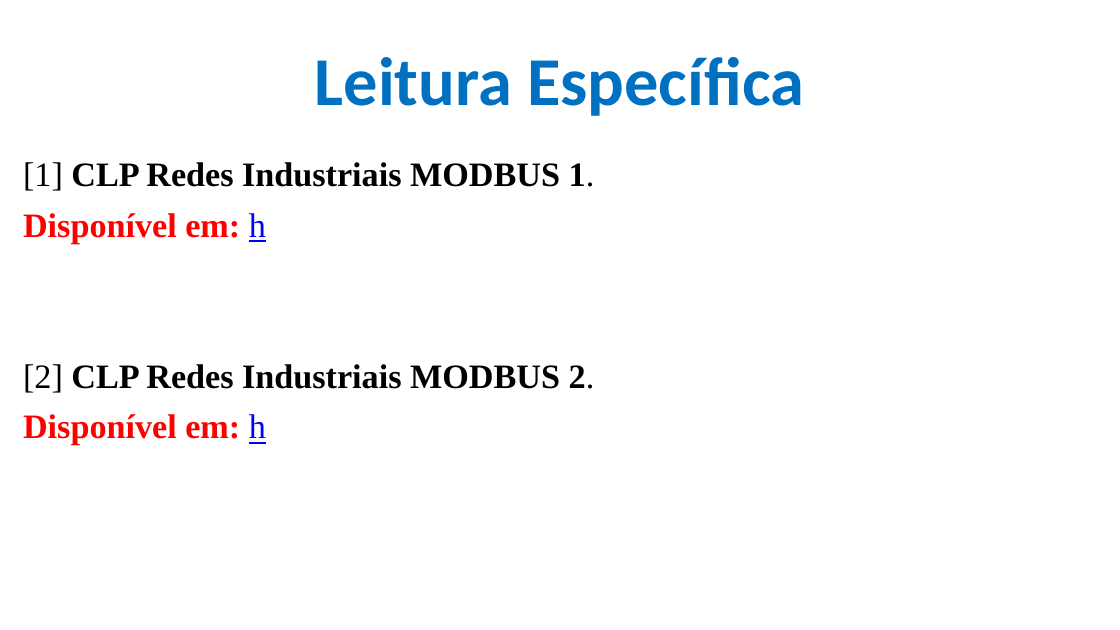
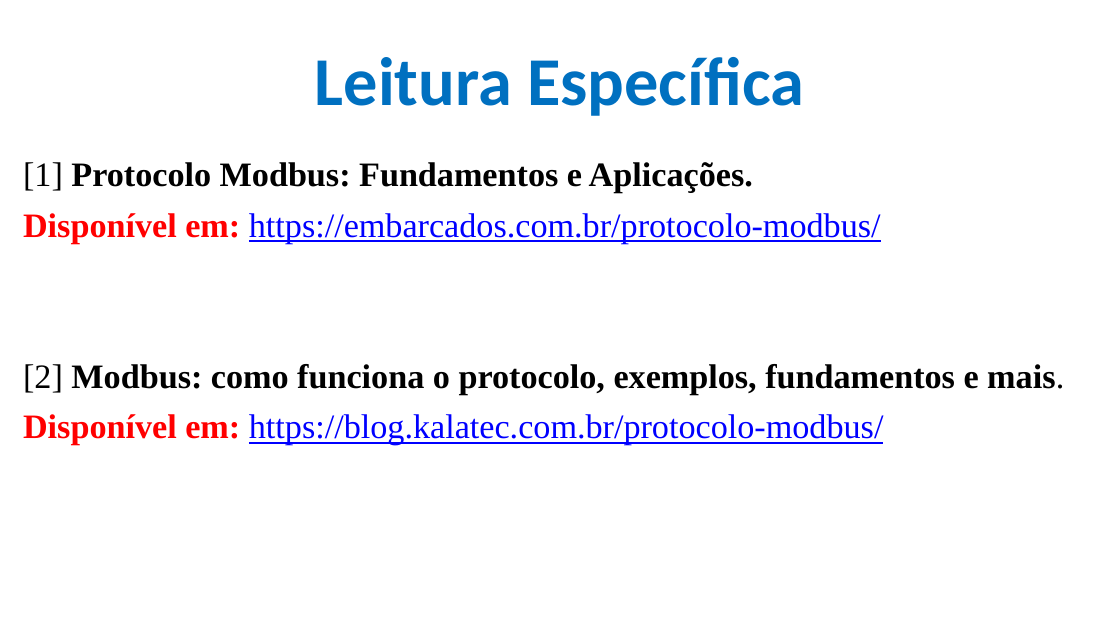
Before and after one commit to CloudEducationBrazil/WydenUniRuyControladoresLogicosProgCLP, a slide deck: slide 28 of 01 Classes/Aula6 - CLP - Redes Industriais MODBUS.pptx. Drawn at 1120x630 pixels with LibreOffice and Linux fonts; fonts in the diff are those of the drawing; background and template pictures are left out. Boxes give left, top, right and bottom in pixels: in the first picture for what was removed or moved away, otherwise in the second. Text is boxed around its words. In the diff, an @@ line names an element or a change of style, - is before the commit and + after.

Commit message:
Disciplina CLP MODBUS - 24Abr2025

```diff
--- a/01 Classes/Aula6 - CLP - Redes Industriais MODBUS.pptx
+++ b/01 Classes/Aula6 - CLP - Redes Industriais MODBUS.pptx
@@ text at (23, 162, 1064, 445): text changed @@
-[1] CLP Redes Industriais MODBUS 1.
-Disponível em: h
-[2] CLP Redes Industriais MODBUS 2.
-Disponível em: h
+[1] Protocolo Modbus: Fundamentos e Aplicações.
+Disponível em: https://embarcados.com.br/protocolo-modbus/
+[2] Modbus: como funciona o protocolo, exemplos, fundamentos e mais.
+Disponível em: https://blog.kalatec.com.br/protocolo-modbus/
```
Also in this commit, not shown: 2 other slides changed, 2 slides added.
